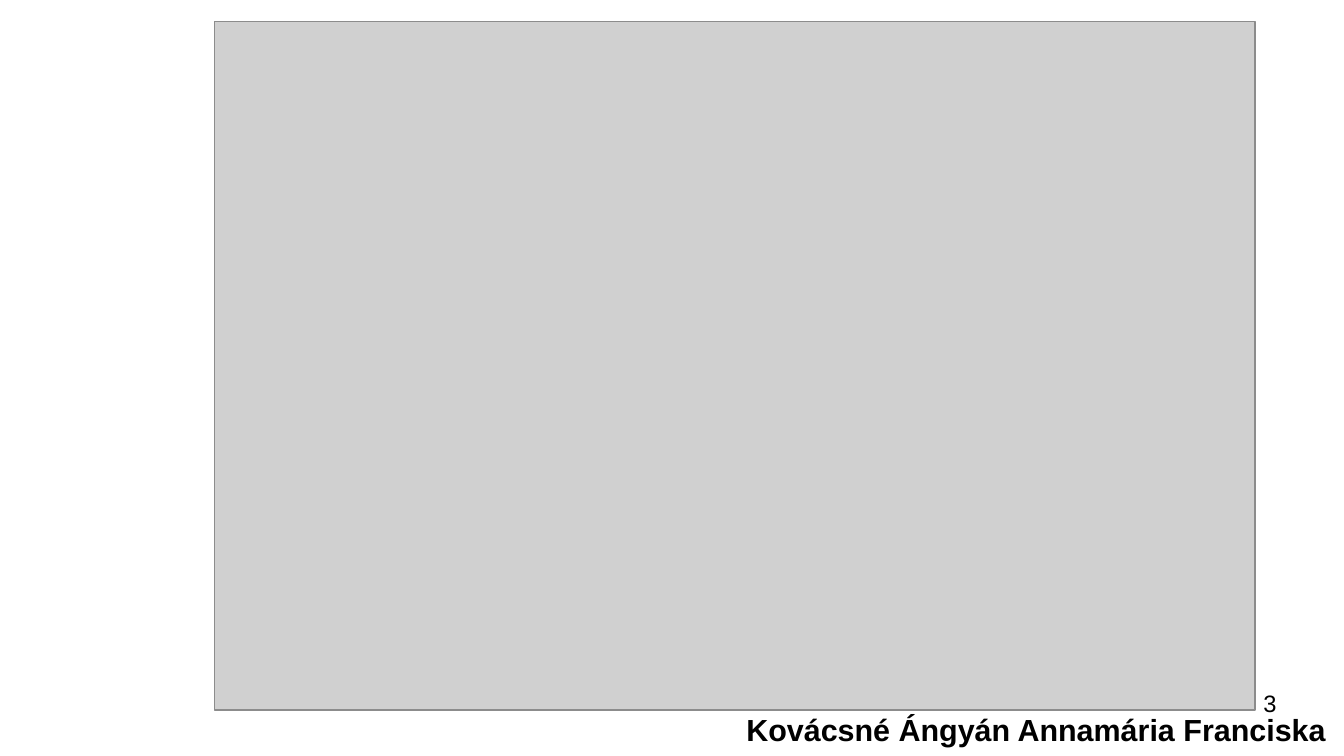
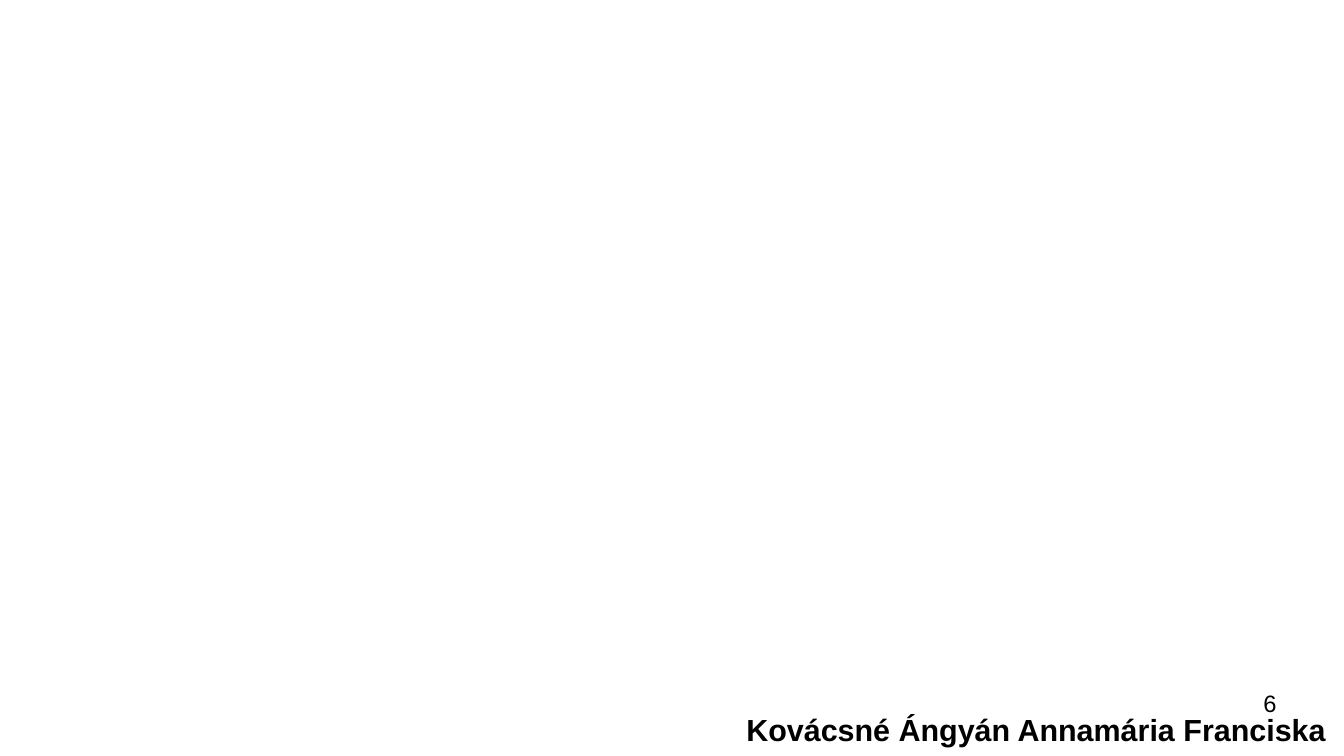
Before and after one commit to panniangyan/conduit, a slide deck: slide 6 of docs/KovacsneAngyanAnnamaria_vizsgaremek_prezentacio.odp (slide 3 before the commit). Drawn at 1344x756 pixels with LibreOffice and Linux fonts; fonts in the diff are those of the drawing; grey boxes stand for pictures; background and template pictures are left out. Boxes give left, top, right and bottom in pixels: in the first picture for what was removed or moved away, otherwise in the second. Text is boxed around its words. In the diff, an @@ line names an element or a change of style, - is before the commit and + after.

```diff
--- a/docs/KovacsneAngyanAnnamaria_vizsgaremek_prezentacio.odp
+++ b/docs/KovacsneAngyanAnnamaria_vizsgaremek_prezentacio.odp
@@ picture removed at [215, 22, 1256, 711] @@
@@ page number at [1263, 695, 1276, 713]: text changed @@
-3
+6
```
Also in this commit, not shown: 1 other slide changed, 3 slides added, 1 other file.
